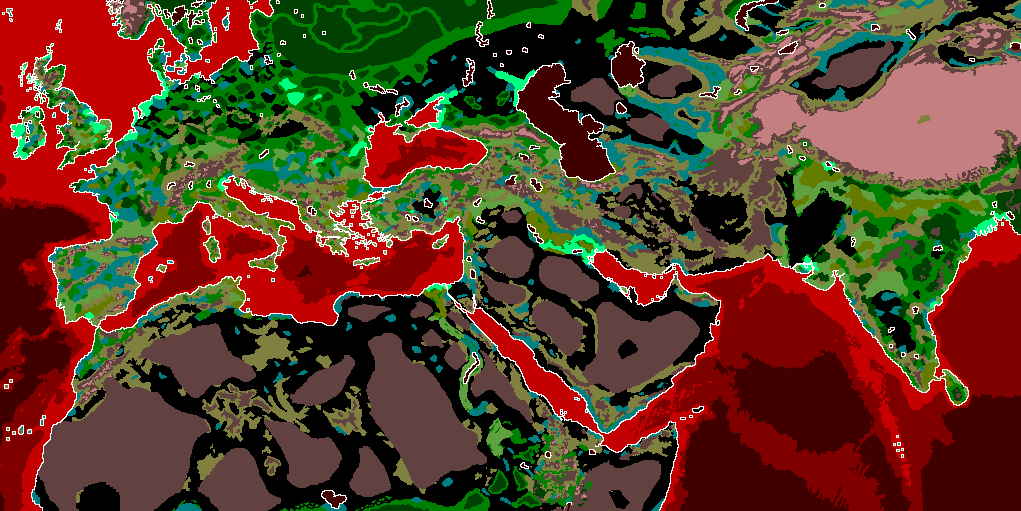
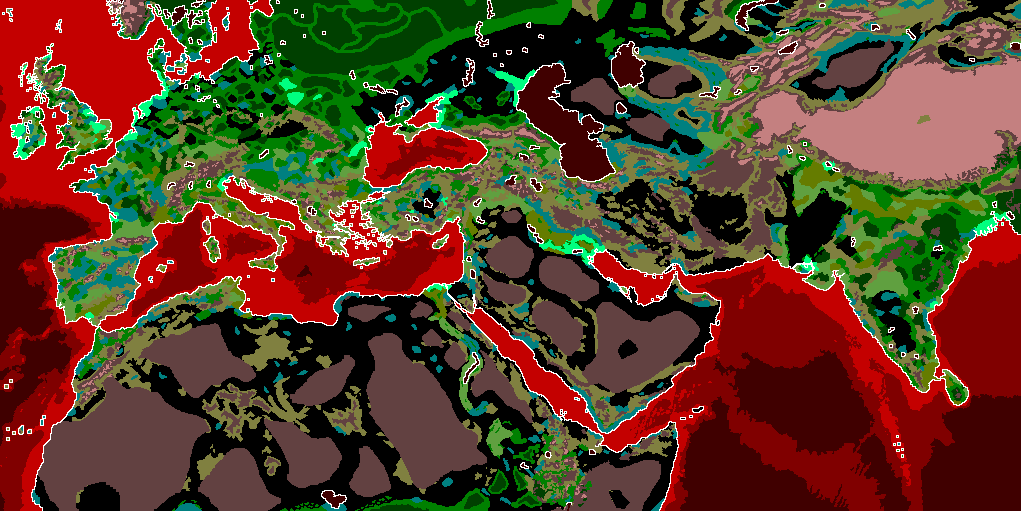
Two versions of the same layered image (1021x511). Layer-by-layer changes:
painted on "map_ground_types_blocked_access" over bbox(614, 184, 643, 219)
painted on "map_ground_types" over bbox(663, 166, 762, 244)
